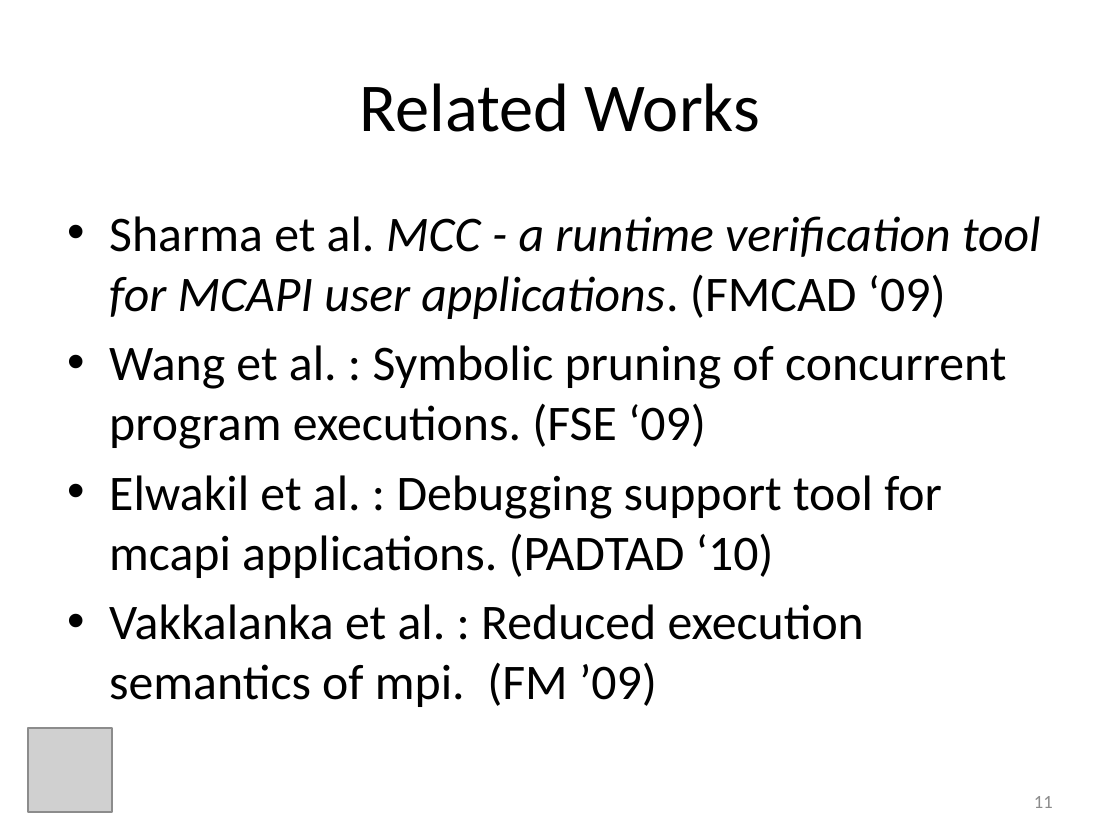
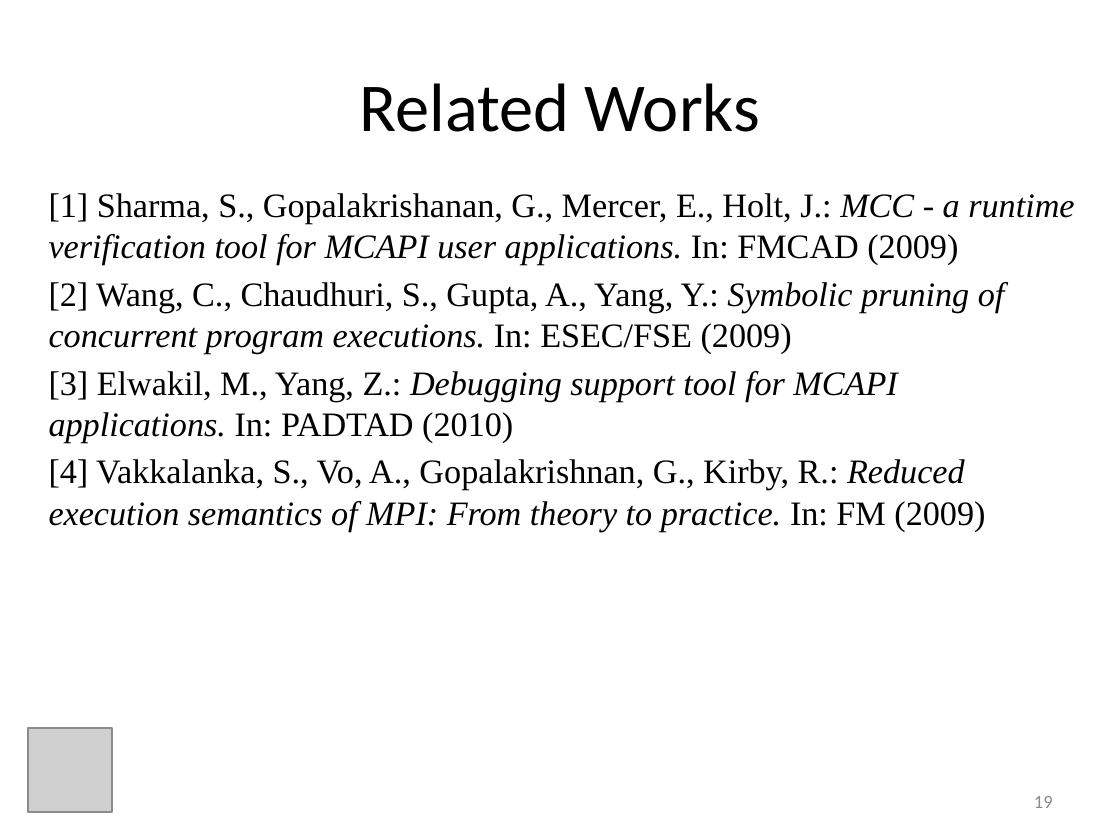
Before and after one commit to ericmercer/MP-trace-language, a slide deck: slide 19 of presentations/ASE2013.pptx (slide 11 before the commit). Drawn at 1120x840 pixels with LibreOffice and Linux fonts; fonts in the diff are those of the drawing; grey boxes stand for pictures. Boxes give left, top, right and bottom in pixels: in the first picture for what was removed or moved away, otherwise in the second. Text is boxed around its words. In the diff, an @@ line names an element or a change of style, - is before the commit and + after.

```diff
--- a/presentations/ASE2013.pptx
+++ b/presentations/ASE2013.pptx
@@ text at (49,193,1074,532): text changed; size 32 to 22 pt; font Calibri to Times New Roman @@
-• Sharma et al. MCC - a runtime verification tool for MCAPI user applications. (FMCAD ‘09)
-• Wang et al. : Symbolic pruning of concurrent program executions. (FSE ‘09)
-• Elwakil et al. : Debugging support tool for mcapi applications. (PADTAD ‘10)
-• Vakkalanka et al. : Reduced execution semantics of mpi. (FM ’09)
+[1] Sharma, S., Gopalakrishanan, G., Mercer, E., Holt, J.: MCC - a runtime verification tool for MCAPI user applications. In: FMCAD (2009)
+[2] Wang, C., Chaudhuri, S., Gupta, A., Yang, Y.: Symbolic pruning of concurrent program executions. In: ESEC/FSE (2009)
+[3] Elwakil, M., Yang, Z.: Debugging support tool for MCAPI applications. In: PADTAD (2010)
+[4] Vakkalanka, S., Vo, A., Gopalakrishnan, G., Kirby, R.: Reduced execution semantics of MPI: From theory to practice. In: FM (2009)
@@ page number at (1034,796,1053,808): text changed @@
-11
+19
```
Also in this commit, not shown: 28 other slides changed, 17 slides added, 1 slide removed.
